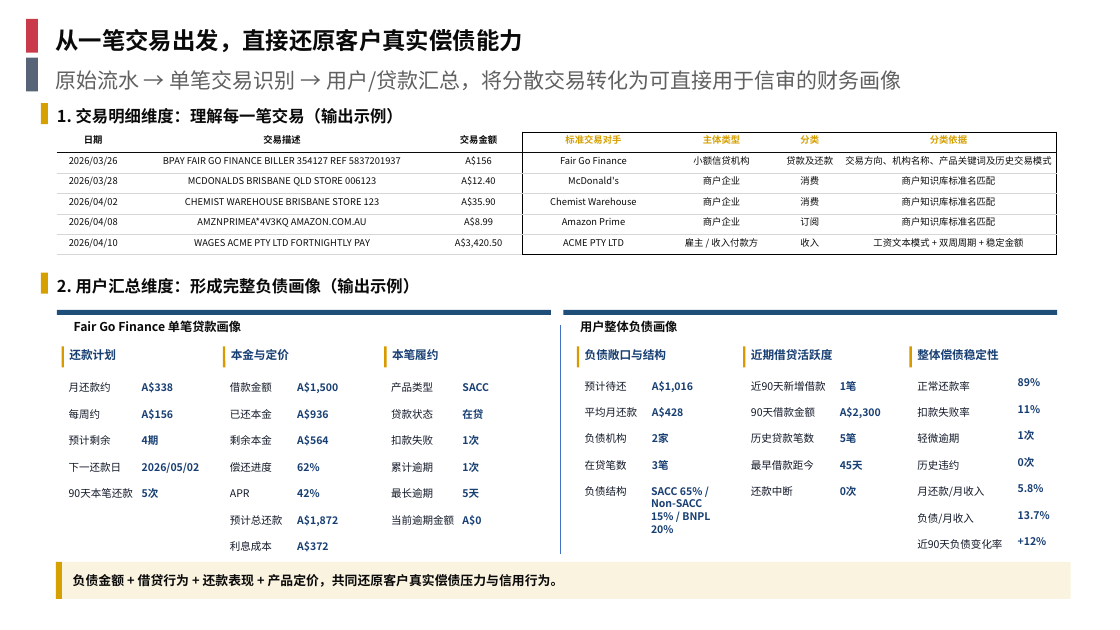
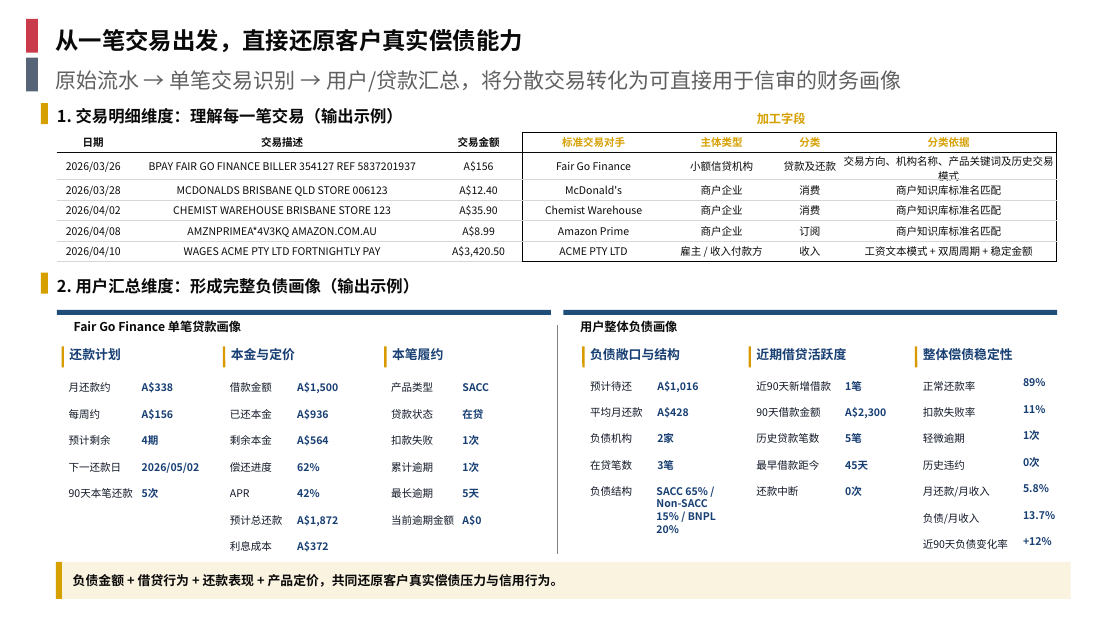
Before and after one commit to EliamZhang/AI-report-materials---August-13th, a slide deck: slide 2 of 银行流水分享_V2.0.pptx. Drawn at 1120x630 pixels with LibreOffice and Linux fonts; fonts in the diff are those of the drawing; background and template pictures are left out. Boxes give left, top, right and bottom in pixels: in the first picture for what was removed or moved away, otherwise in the second. Text is boxed around its words. In the diff, an @@ line names an element or a change of style, - is before the commit and + after.

Commit message:
银行流水分享 V2.0 第 2 页人工重构：两卡画像指标由复合两段式 run 拆分为独立文本框（Text 76-155）；左卡还款计划区改「月还款约 A$338/每周约 A$156/预计剩余 4 期/下一还款日 2026/05/02/90 天本笔还款 5 次」，生命周期数字区下新增偿还进度 62% 等独立指标，履约表现「最长逾期 3→5 天」「还款中断 无→0 次」；右卡新增「预计待还 A$1,016/平均月还款 A$428/负债机构 2 家/近 90 天新增借款 1 笔/90 天借款金额 A$2,300/最早借款距今 45 天/轻微逾期 1 次/还款中断 0 次」等指标，「总负债/月收入」改「负债/月收入」；出现重名形状 Fa-title（其一文字为「加工字段」）；其余差异为 PowerPoint 保存副产物

```diff
--- a/银行流水分享_V2.0.pptx
+++ b/银行流水分享_V2.0.pptx
@@ text added at [757,112,806,124], 10.5 pt, text #D6A000, bold @@
+加工字段
@@ table at [57,132,1058,261] @@
@@ size 8 to 9 pt @@
@@ line moved from (560, 325) - (560, 555) to (557, 325) - (557, 555) @@
@@ line (557, 325) - (557, 555): stroke #4472C4 0.5 pt to #808080 0.5 pt @@
@@ 34 texts, 3 lines: place and size @@
-34 texts, 3 lines at [578,346,1050,549]
+34 texts, 3 lines at [584,346,1055,549]
@@ size 10 to 11 pt in 6 elements at [69,348,120,360], [231,348,295,360], [392,348,443,360], [590,348,680,360], [756,348,846,360], [923,348,1013,360] @@
```
Also in this commit, not shown: 3 other slides changed.
